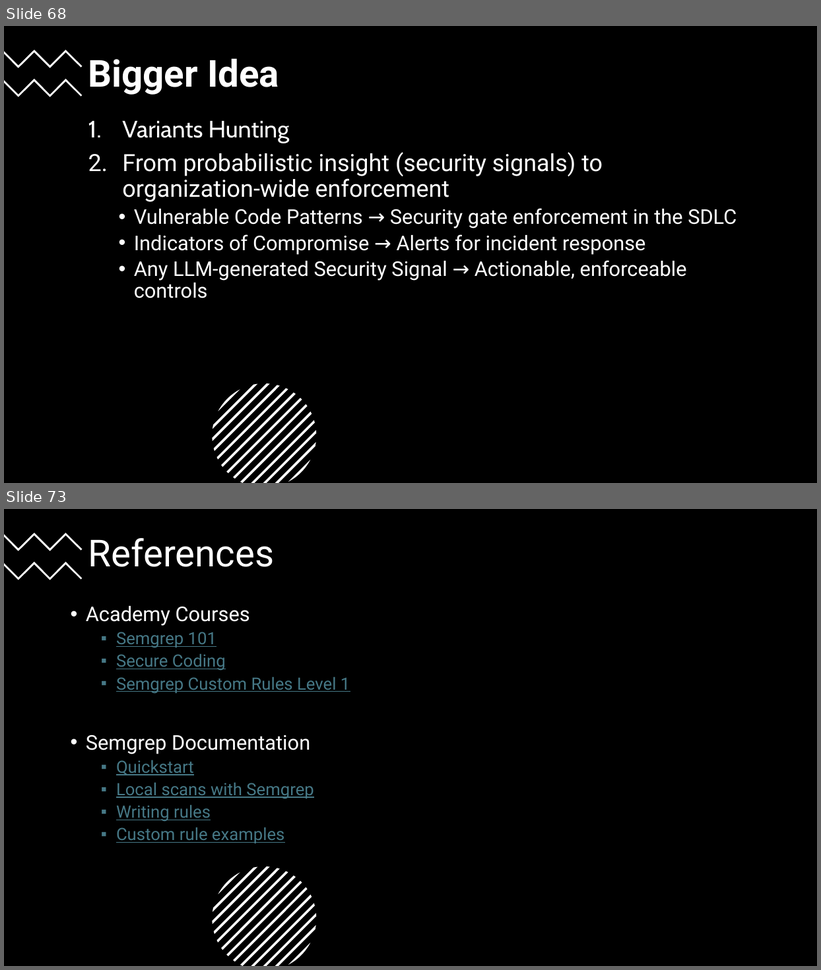
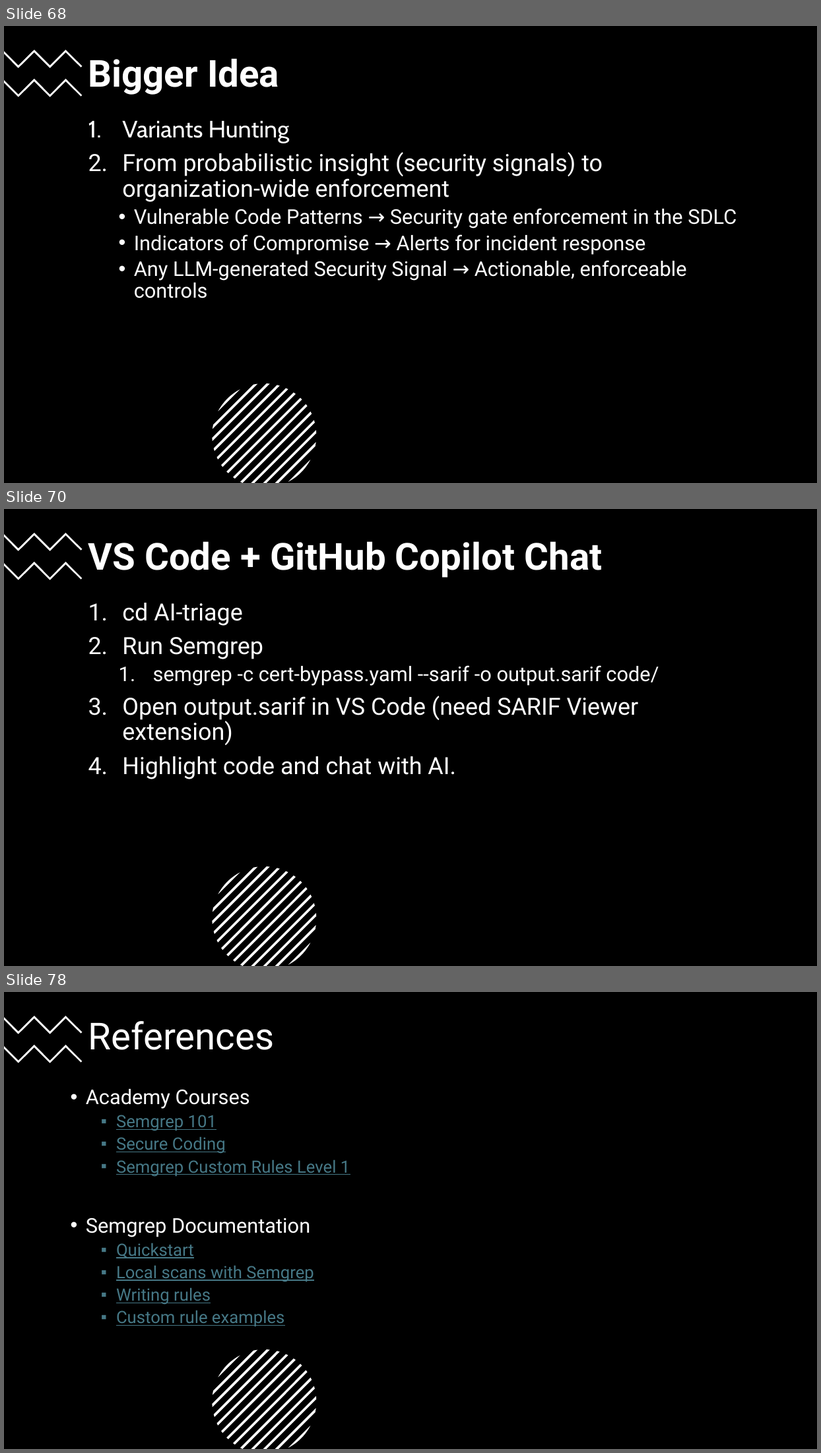
Before and after one commit to 247arjun/dc32-sast-workshop, a slide deck: BSides-Seattle-2026-Workshop.pptx. Shown one above the other, each under a label of ours: slides 68 and 73 before the commit, slides 68, 70 and 78 after it; the slides between them are not shown. The pictures are 821x970 and 821x1453 pixels, drawn with LibreOffice and Linux fonts; fonts in the diff are those of the drawing. Boxes give left, top, right and bottom in pixels: in the first picture for what was removed or moved away, otherwise in the second. Text is boxed around its words. In the diff, an @@ line names an element or a change of style, - is before the commit and + after.

Commit message:
final ai-triage

```diff
--- a/BSides-Seattle-2026-Workshop.pptx
+++ b/BSides-Seattle-2026-Workshop.pptx
@@ slide 70 added at [4, 509, 817, 966], background #FFFFFF @@
@@ rectangle added at [4, 509, 817, 966], fill #000000 @@
@@ freeform shape added at [4, 533, 82, 551], fill #FFFFFF @@
@@ title added at [88, 541, 602, 578], 44 pt, text #FFFFFF, bold @@
+VS Code + GitHub Copilot Chat
@@ freeform shape added at [4, 561, 82, 580], fill #FFFFFF @@
@@ text added at [122, 603, 659, 780], 28 pt, text #FFFFFF @@
+1. cd AI-triage
+2. Run Semgrep
+  1. semgrep -c cert-bypass.yaml --sarif -o output.sarif code/
+3. Open output.sarif in VS Code (need SARIF Viewer extension)
+4. Highlight code and chat with AI.
@@ group added at [212, 867, 316, 966]: 13 freeform shapes @@
@@ what was slide 73 is now slide 78 @@
```
Also in this commit, not shown: 4 other slides added, 12 other files.
